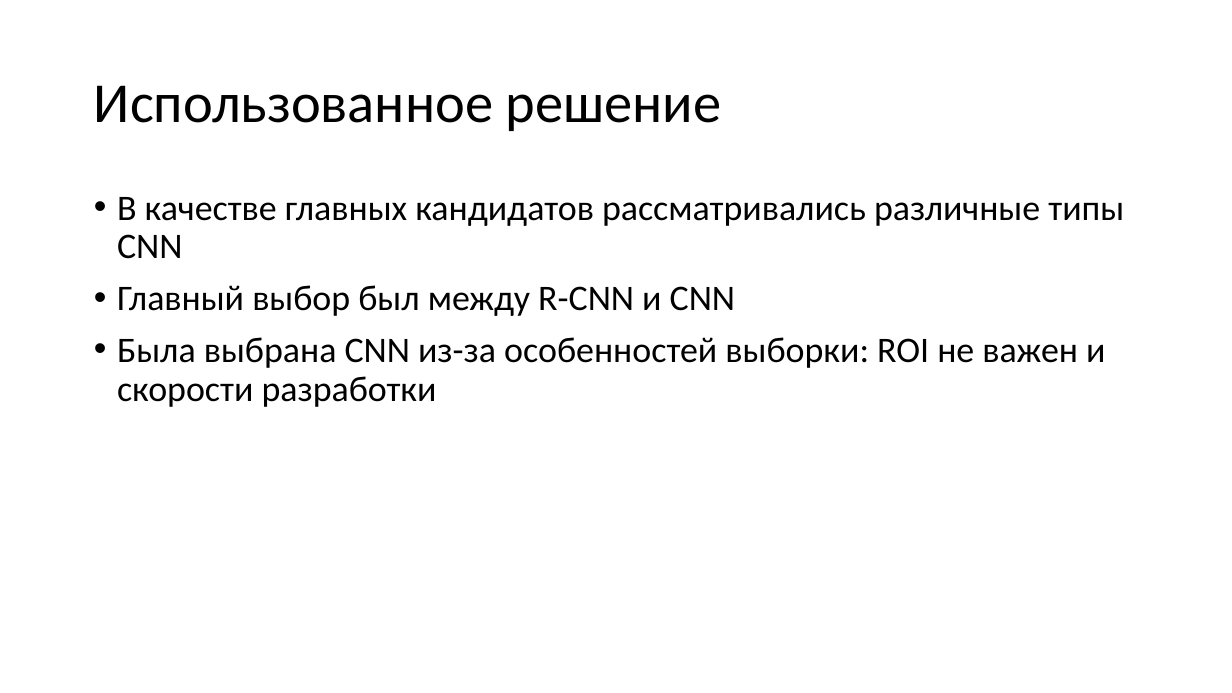
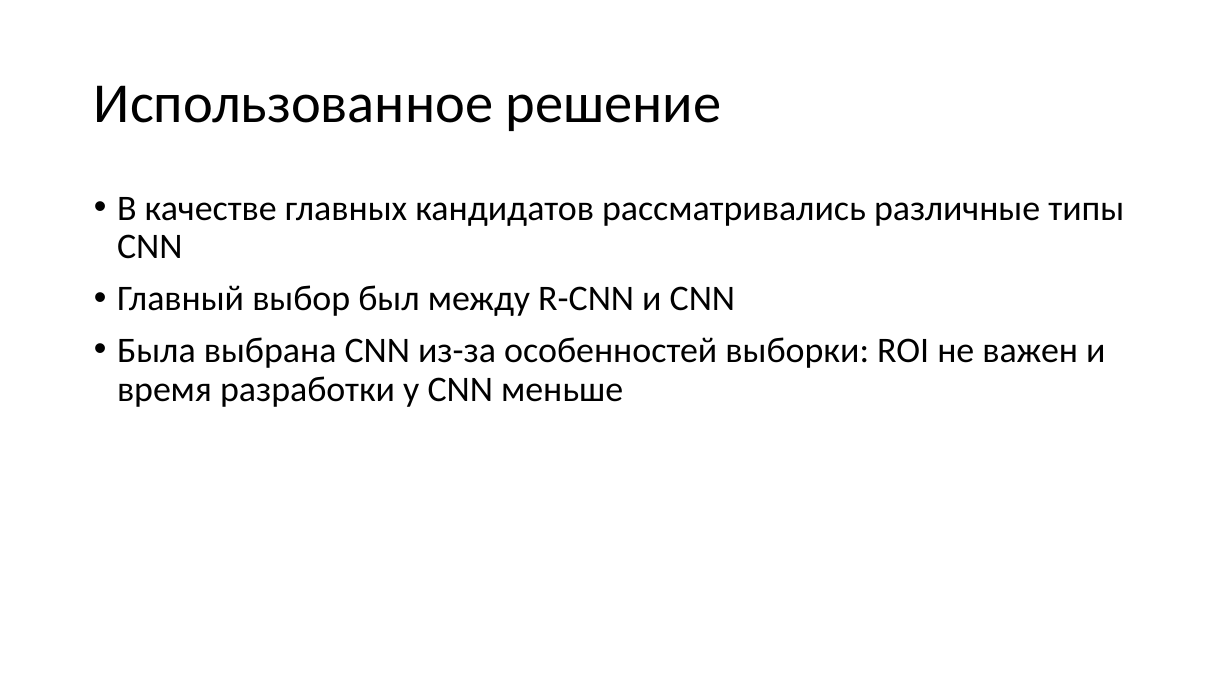
Before and after one commit to d768/ClassyBanana, a slide deck: slide 5 of data/presentation.pptx. Drawn at 1232x693 pixels with LibreOffice and Linux fonts; fonts in the diff are those of the drawing. Boxes give left, top, right and bottom in pixels: in the first picture for what was removed or moved away, otherwise in the second. Text is boxed around its words. In the diff, an @@ line names an element or a change of style, - is before the commit and + after.

```diff
--- a/data/presentation.pptx
+++ b/data/presentation.pptx
@@ text at <box>117,337,1105,407</box>: text changed @@
-• Была выбрана CNN из-за особенностей выборки: ROI не важен и скорости разработки
+• Была выбрана CNN из-за особенностей выборки: ROI не важен и время разработки у CNN меньше
```
Also in this commit, not shown: 6 other slides changed, 1 slide removed.
